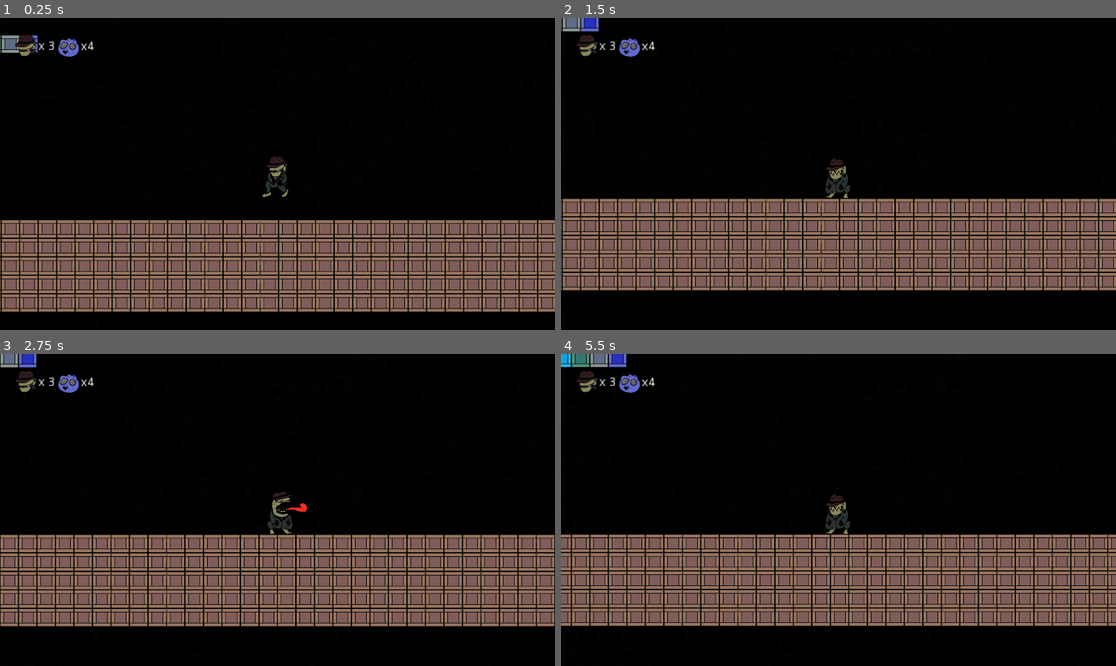
Above: before the commit, frames 1-4 (two rows, left to right).
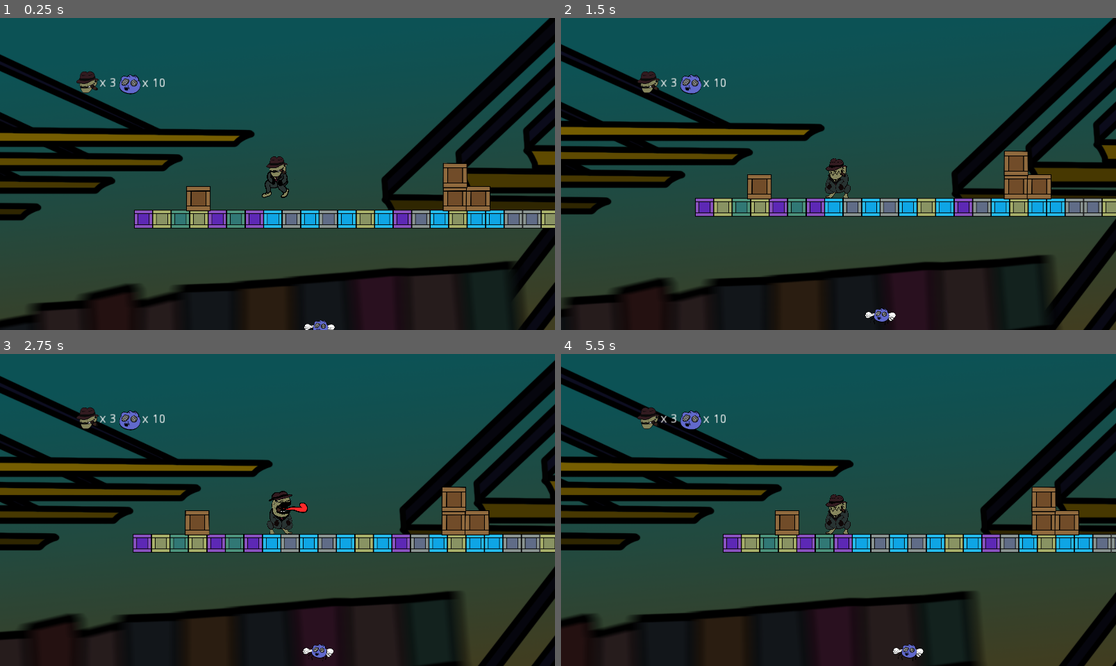
Above: after the commit, the same moments.

Repository: NicoRuedaA/Platform_Godot
Game: Godot game, scene res://Levels/Level 1/scene1.tscn
The game is run twice, just before and just after one commit, with the same random seed, the same clock (stepped at 60 frames per second) and the same inputs. Before the commit the project starts from res://Levels/Level 2/level 2.tscn.
Inputs:
- Up to frame 1 (0.25 s): no input
- Up to frame 2 (1.5 s): hold Right (ui_right) 0.53-1.28 s; tap Space (bite) at 0.6, 1.35 s; hold Left (ui_left) from 1.28 s (still down)
- Up to frame 3 (2.75 s): release Left (ui_left) at 2.03 s; hold Right (ui_right) from 2.03 s (still down); hold Shift from 2.03 s (still down); tap Space (bite) at 2.3 s
- Up to frame 4 (5.5 s): release Right (ui_right) at 2.78 s; release Shift at 2.78 s; hold Up (up) 2.78-3.53 s; tap Space (bite) at 2.85, 3.6, 4.55, 5.1 s; hold Left (ui_left) from 3.53 s (still down); tap Shift at 4.35 s

The runs differ from the first frame. In frame 1, 85% of the frame differs, in the area x 0-100%, y 0-100%; in frame 2, 83%; in frame 3, 84%; in frame 4, 84%.

Commit message:
wasd feature

Diff:
--- a/Levels/Level 1/scene1.tscn
+++ b/Levels/Level 1/scene1.tscn
@@ -176,7 +176,17 @@
 
 [node name="Camera2D" parent="." instance=ExtResource( 9 )]
 
+[node name="vidas" parent="Camera2D" index="0"]
+margin_left = -615.0
+margin_top = -335.0
+margin_right = -575.0
+margin_bottom = -321.0
+
 [node name="moscas" parent="Camera2D" index="1"]
+margin_left = -468.0
+margin_top = -334.0
+margin_right = -348.0
+margin_bottom = -293.0
 text = "asdasda"
 script = ExtResource( 11 )
 
--- a/Levels/Level 1/scene2.tscn
+++ b/Levels/Level 1/scene2.tscn
@@ -21,7 +21,17 @@
 position = Vector2( 424, 292 )
 moveY = false
 
+[node name="vidas" parent="Camera2D" index="0"]
+margin_left = -587.0
+margin_top = -292.0
+margin_right = -547.0
+margin_bottom = -278.0
+
 [node name="moscas" parent="Camera2D" index="1"]
+margin_left = -440.0
+margin_top = -291.0
+margin_right = -320.0
+margin_bottom = -250.0
 script = ExtResource( 10 )
 
 [node name="Escena" type="Node2D" parent="."]
--- a/Levels/Level 1/scene3.tscn
+++ b/Levels/Level 1/scene3.tscn
@@ -85,16 +85,16 @@
 script = null
 
 [node name="vidas" parent="Camera2D" index="0"]
-margin_left = -464.0
-margin_top = -272.0
-margin_right = -424.0
-margin_bottom = -258.0
+margin_left = -351.0
+margin_top = -199.0
+margin_right = -311.0
+margin_bottom = -185.0
 
 [node name="moscas" parent="Camera2D" index="1"]
-margin_left = -296.0
-margin_top = -248.0
-margin_right = -176.0
-margin_bottom = -207.0
+margin_left = -183.0
+margin_top = -175.0
+margin_right = -63.0
+margin_bottom = -134.0
 script = ExtResource( 8 )
 
 [connection signal="body_entered" from="toLevel/level1_4to1_2" to="toLevel/level1_4to1_2" method="_on_level1_4to1_2_body_entered"]
--- a/Levels/Level 1/scene4.tscn
+++ b/Levels/Level 1/scene4.tscn
@@ -19,16 +19,16 @@
 script = null
 
 [node name="vidas" parent="Camera2D" index="0"]
-margin_left = -400.0
-margin_top = -264.0
-margin_right = -360.0
-margin_bottom = -250.0
+margin_left = -330.0
+margin_top = -188.0
+margin_right = -290.0
+margin_bottom = -174.0
 
 [node name="moscas" parent="Camera2D" index="1"]
-margin_left = -253.0
-margin_top = -263.0
-margin_right = -133.0
-margin_bottom = -222.0
+margin_left = -183.0
+margin_top = -187.0
+margin_right = -63.0
+margin_bottom = -146.0
 script = ExtResource( 7 )
 
 [node name="Sapo" parent="Camera2D/moscas" index="0"]
--- a/Levels/Level 2/level 2.tscn
+++ b/Levels/Level 2/level 2.tscn
@@ -64,7 +64,17 @@
 
 [node name="Camera2D2" parent="." instance=ExtResource( 7 )]
 
+[node name="vidas" parent="Camera2D2" index="0"]
+margin_left = -627.0
+margin_top = -315.0
+margin_right = -587.0
+margin_bottom = -301.0
+
 [node name="moscas" parent="Camera2D2" index="1"]
+margin_left = -480.0
+margin_top = -314.0
+margin_right = -360.0
+margin_bottom = -273.0
 text = "asdasda"
 
 [editable path="Camera2D2"]
--- a/Scripts/playerMovement.gd
+++ b/Scripts/playerMovement.gd
@@ -13,6 +13,9 @@
 var is_biting = false
 var bite_timer = 0.0
 
+# Variable manual para el salto con tecla física W o Flecha Arriba
+var _was_up_pressed = false
+
 # Sistema de doble salto
 var jumps_available = 2
 var current_jumps = 0
@@ -38,8 +41,20 @@
 	# 1. Verificar si los enemigos tocan al jugador
 	_check_enemy_collisions()
 
-	# 2. Obtener Input y estado del suelo
-	var input_x = Input.get_action_strength("ui_right") - Input.get_action_strength("ui_left")
+	# --- LÓGICA MANUAL PARA SALTO (W o Flecha Arriba) ---
+	var is_up_pressed = Input.is_key_pressed(KEY_W) or Input.is_key_pressed(KEY_UP)
+	var up_just_pressed = is_up_pressed and not _was_up_pressed
+	var up_just_released = not is_up_pressed and _was_up_pressed
+	_was_up_pressed = is_up_pressed # Guardamos el estado para el siguiente frame
+	# ----------------------------------------------------
+
+	# 2. Obtener Input leyendo las teclas físicas WASD y Flechas
+	var input_x = 0.0
+	if Input.is_key_pressed(KEY_D) or Input.is_key_pressed(KEY_RIGHT):
+		input_x += 1.0
+	if Input.is_key_pressed(KEY_A) or Input.is_key_pressed(KEY_LEFT):
+		input_x -= 1.0
+
 	var is_running = Input.is_key_pressed(KEY_SHIFT)
 	var on_ground = ray_ground.is_colliding()
 
@@ -62,14 +77,16 @@
 		velocity.y = 0
 		is_jumping = false
 		current_jumps = 0
-		if Input.is_action_just_pressed("up"):
+
+		# Salto normal
+		if up_just_pressed:
 			velocity.y = JUMP_FORCE
 			is_jumping = true
 			current_jumps = 1
 			state_machine.travel("jump")
 	else:
 		# Doble salto
-		if Input.is_action_just_pressed("up") and current_jumps < jumps_available:
+		if up_just_pressed and current_jumps < jumps_available:
 			velocity.y = DOUBLE_JUMP_FORCE
 			current_jumps += 1
 			state_machine.travel("jump")
@@ -82,7 +99,7 @@
 		velocity.y += gravity_force * delta
 
 		# Salto variable (soltar tecla = salto corto)
-		if velocity.y < 0 and Input.is_action_just_released("up"):
+		if velocity.y < 0 and up_just_released:
 			velocity.y *= JUMP_CUT_MULTIPLIER
 
 		velocity.y = min(velocity.y, MAX_FALL_SPEED)
@@ -105,7 +122,7 @@
 		state_machine.travel("bite")
 		speed = 0 # El jugador se detiene al atacar
 
-		# RE-ACTIVAR LA LENGUA (Para que golpee una vez al jefe)
+		# RE-ACTIVAR LA LENGUA
 		_set_tongue_collision(false)
 
 	if is_biting:
@@ -130,7 +147,7 @@
 	# ===== APLICAR MOVIMIENTO FINAL =====
 	velocity = move_and_slide(velocity, Vector2.UP)
 
-# Función auxiliar para activar/desactivar el colisionador de la lengua sin errores
+# Función auxiliar para activar/desactivar el colisionador
 func _set_tongue_collision(disabled_status):
 	if m_tongueColider:
 		for child in m_tongueColider.get_children():
@@ -160,7 +177,7 @@
 	_start_damage_flash()
 
 	if Global.health <= 0:
-		return # El Global ya gestiona el reset()
+		return
 
 	yield(get_tree().create_timer(invulnerability_duration), "timeout")
 	invulnerable = false
@@ -178,14 +195,10 @@
 # SEÑAL: Conecta el body_entered de tu Area2D de la lengua a esta función
 func _on_Area2D_body_entered(body):
 	if is_biting:
-		# Si es el jefe (o algo con vida), le hacemos daño
 		if body.has_method("take_damage"):
 			body.take_damage()
-			# Apagamos la lengua inmediatamente para que no le quite toda la vida de golpe
 			_set_tongue_collision(true)
 			return
-
-		# Si es una mosca normal
 		elif body.is_in_group("enemy"):
 			Global.restarMosca()
 			body.queue_free()
--- a/project.godot
+++ b/project.godot
@@ -11,7 +11,7 @@
 [application]
 
 config/name="Practica individual"
-run/main_scene="res://Levels/Level 2/level 2.tscn"
+run/main_scene="res://Levels/Level 1/scene1.tscn"
 config/icon="res://icon.png"
 
 [autoload]
@@ -22,6 +22,8 @@
 
 window/size/width=1920
 window/size/height=1080
+window/size/borderless=true
+window/size/fullscreen=true
 
 [input]
 
Not shown, added: DOCUMENTACION_page-0001.jpg.import
Not shown, added: DOCUMENTACION_page-0002.jpg.import
Not shown, added: DOCUMENTACION_page-0003.jpg.import
Not shown, added: DOCUMENTACION_page-0004.jpg.import
Not shown, added: DOCUMENTACION_page-0005.jpg.import
Not shown, added: DOCUMENTACION_page-0006.jpg.import
Not shown, added: Export/Practica individual.apple-touch-icon.png.import
Not shown, added: Export/Practica individual.icon.png.import
Not shown, added: Export/Practica individual.png.import
Not shown, added: export_presets.cfg
Not shown, added: .zip
Not shown, added: Export/Practica individual.apple-touch-icon.png
(and 7 more such lines)
